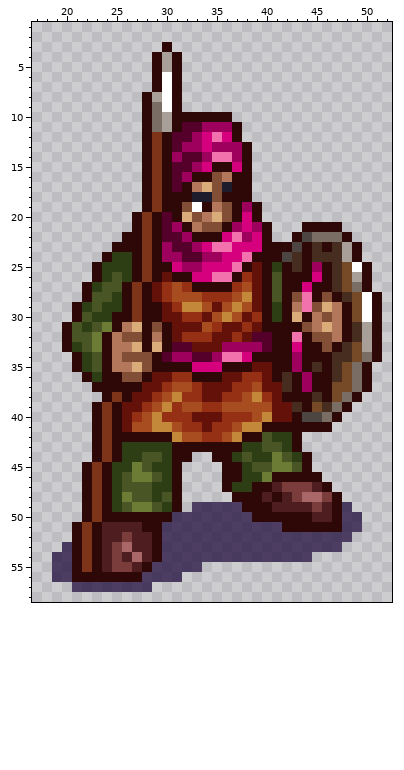
File history of a sprite sheet, images/units/khaganate/slave_spearman0.png. The first picture shows the starting point.
The file is 72x72 pixels. Pixels under 10% opacity are left out. Shown: x 17..52, y 1..58.
The same view after the edit:
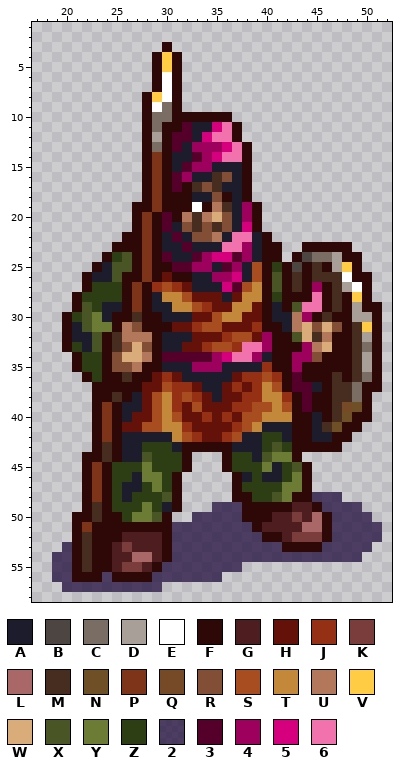
Palette (. is transparent): A #1d1c2d  B #4d4541  C #7a6d64  D #a8a098  E #ffffff  F #2e0806  G #4d1d20  H #641209  J #963014  K #7b3c3c  L #a96767  M #462d1f  N #6e4f26  P #7d3418  Q #764a27  R #824e35  S #a74d20  T #c4883b  U #b3785b  V #ffcc44  W #d9ac79  X #4a5525  Y #6c7c34  Z #2d3d14  2 #160034b3  3 #55002a  4 #9e005d  5 #d6007f  6 #f172ac
What changed:
@@ x 17..52 @@
  3 .............F......................
- 4 ............FDF.....................
- 5 ............FDF.....................
+ 4 ............FVF.....................
+ 5 ............FVF.....................
  6 ............FEF.....................
  7 ............FEF.....................
- 8 ...........FDEF.....................
- 9 ...........FCEF.....................
-10 ...........FCDFFFFFF................
-11 ...........FCDF33444F...............
-12 ...........FPF334565F...............
-13 ...........FPF3445444F..............
-14 ...........FPF4334664F..............
-15 ...........FPF3345FF5F..............
-16 ...........FPF34FFRUFF..............
-17 ...........FPF3FUWRAFF..............
-18 ...........FPFFFAARFFF..............
-19 ...........FPFFREFURF4F.............
-20 ..........FPF3FWRUWRF5F.............
-21 ..........FPF34FURRF454F...FFFF.....
-22 .........FFPF334FFF5645F..FBCCCF....
-23 ........FFFPF4334566555FFFBFMFMDF...
-24 .......FZZFPF443344556FFFBMFMMMDF...
-25 ......FZZZFPFF5445556FHFZFMF4FMQEF..
-26 ......FZXZFPFHFF5566FJHFXFFF5FMQDF..
-27 .....FZXXFPFHJSJFFFFJSHFXFF5FFMQCF..
-28 .....FXXZFPFHJSSSJJJSTHFXFR6FRFMQEF.
-29 ....FZXZZFPFFHJTTSHSTSHFZFU6RWUFQEF.
-30 ....FXZZFFPFFHHJJHSTSHJFZFWFURUFQEF.
-31 ...FXZXYFUWFRFHHHSJHHJHFFFFRUWUFMDF.
-32 ...FXXYFURRFUFHJJJHHJH33FF6FRRUFMDF.
-33 ...FZXYFUUWFWF33HHH44443FF5FFRFMQDF.
-34 ....FZXFURRRF344334665FFFF4FFFMMQCF.
-35 ....FZXFUUWRFFFF555FFFHHFF4FMFMQCF..
-36 .....FZFFRRFHHJJFFFHHJJHFMF4FFMQCF..
-37 ......FFFFFHHJSSJHHHJJSHHMF4FFQQCF..
-38 .......FPFHHJSTJJHHJJSTJHFFFMFQCF...
-39 ......FPFHHJSTJSSJJSSSSSHHMFQMCF....
-40 ......FPFHJSTJJJHHHJJJSTHHFBBCF.....
-41 ......FPFHSSTTSJJHJJSTTFFFFFFF......
-42 ......FPFFFFFFTSSJJSTFFXZZF.........
-43 ......FPFZZZZZFFFFFFFZZXXZF.........
-44 ......FPFZZXXZFF..FFZXZZYXZF........
-45 .....FPFZZYXZZF....FFZXXYYXF........
-46 .....FPFZXYYXZF....FFZZYFFFFF.......
-47 .....FPFZXXXZZF....FZZFFGKKKGF......
-48 .....FPFZYXXZXF.....FFFGFGKLLKF.....
-49 .....FPFZXYYXZF.22222FFFGGGGKGF2....
-50 .....FPFFFFFFF22222222FFFFFFGGF22...
-51 ....FPFGGGGFF222222222222FFFFFF22...
-52 ....FPFGGKGGF2222222222222222222....
-53 ...2FPFGKLGGF222222222222222222.....
-54 ..22FPFGKGLGF222222222222222........
-55 ..22FPFGKKGF22222...................
-56 ..22FFFFFFF2222.....................
-57 ....22222222........................
+ 8 ...........FVEF.....................
+ 9 ...........FECF.....................
+10 ...........FCCFFFFFF................
+11 ...........FCFF3AA56F...............
+12 ...........FDF33A566F...............
+13 ...........FCF3A44456F..............
+14 ...........FPFAA34566F..............
+15 ...........FPFA344AAAF..............
+16 ...........FPF34AAMRAF..............
+17 ...........FPF3FMRMAAF..............
+18 ...........FPFFFAARFAF..............
+19 ..........FFPFFFEFUMA4F.............
+20 ..........FPF3FUMUWRA4F.............
+21 ..........FPF3ARMRMRA5F.............
+22 .........FFPFA3ARRUA66AF............
+23 ........FFFPFAA3AAA664AFF..FFFFF....
+24 .......FZXFPF3AA345534AFF.FBCCDFF...
+25 ......FAXXFPFF3344A34ASFZFBFMFDVF...
+26 .....FAAXFFPFHFFAA445ASFXFMFMMMEFF..
+27 .....FZZZFPFJSJHAAA53STFXFMF4FMDEF..
+28 ....FZZZZFPFATTSHHHAHTTFZFFF6FMFVF..
+29 ....FXZAAFPFAATTSJHHTTHFAFX66FMFDFF.
+30 ...FZXYAFFMFFAAAHHSTTHHFAAU4FMFFDDF.
+31 ...FAXYYFURFFFHHJSSHHHJFFAUWRWRFMVF.
+32 ...FAAXFMUUUFAAAHHHJSSH4FFXWMUFFMDF.
+33 ...FZAXFMRWRFAAHHJSSJ664FFF4UWFFMCF.
+34 ....FZZFRWWUF3333345664AFF44RFFFMDF.
+35 ....FZZFRRUFFAAA444AAAAJFF4FFFFFMDF.
+36 .....FZFFMFFHJHAAAAAHJJSJF3FFFMFMCF.
+37 ......FFFFFHHSJJHAAHJHJTSF33AFMMCFF.
+38 ......FFMFAHSTJSJHAHHJJTTJF3FFMMCF..
+39 ......FPFAAHSTJHSHHHJJSSTSF3FFMQNF..
+40 ......FPFAHHSTSHHJHJHSSTTTFFAFMNFF..
+41 ......FPFHHSSTTJHHHHJSTAAAFFAMNFF...
+42 ......FPFAAAAATSJHHJSAAZZAFFAAFF....
+43 ......FMFAAZZZAFFFFFAAAZXZFFFFF.....
+44 .....FFMFAAXZZZF...FZZAXYYF.........
+45 .....FPFZZZYZZZF...FZZZYAZXF........
+46 .....FPFZZAYYZF.....FAZAAZYF........
+47 .....FPFZAAZYZF.....FZZZZYYF........
+48 .....FPFZAZZZXF.....FFZZXYFF222.....
+49 .....FMFZZZYZAF...222FFFFFGGF2222...
+50 ....FFMFFZYYXF..22222FFFGGKGLF2222..
+51 ....FPFFFFFFFF22222222FGGGGLLF22222.
+52 ....FMFFFGGGGF222222222FFGKKKF22222.
+53 ...2FMFFGKGGGF22222222222FFFF22222..
+54 ..22FMFFGGLLGF2222222222222222222...
+55 ..22FMFFGKKGF22222222...............
+56 ..22FFF2FFFF2222222.................
+57 ...2222222222.......................
 58 ....................................
